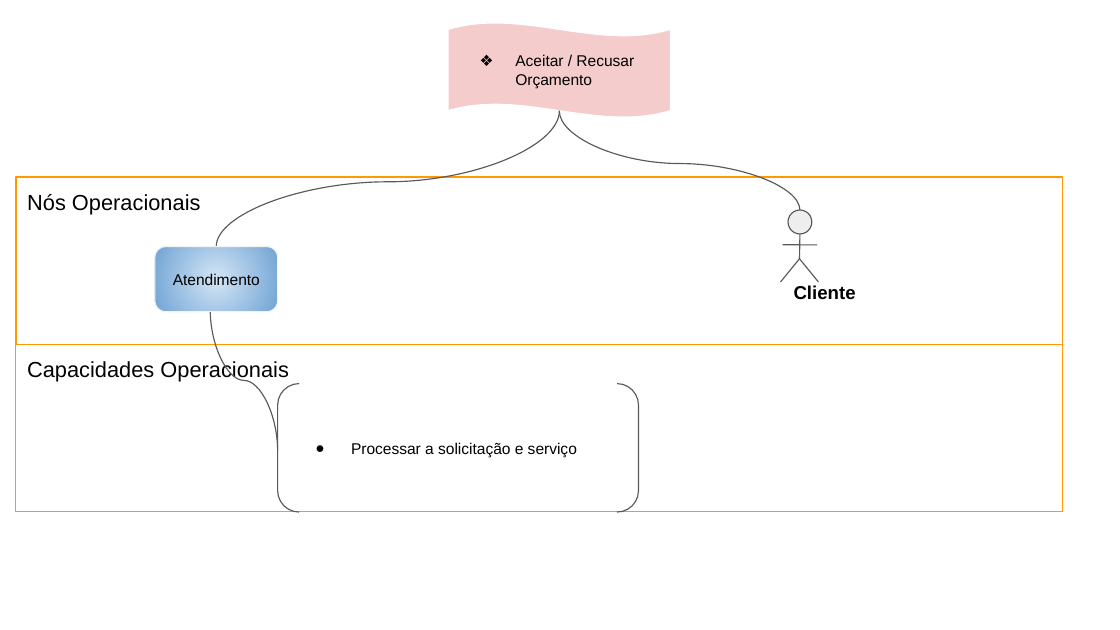
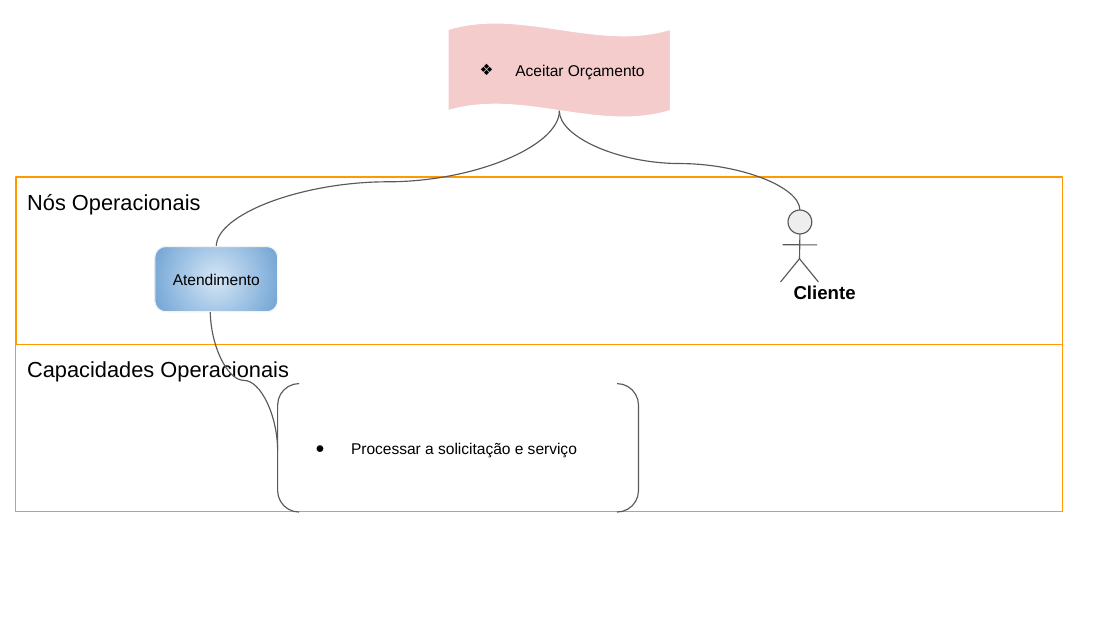
Before and after one commit to thittp/troven, a slide deck: slide 4 of 15. Arquitetura de Negócio para cada Cenário.pptx. Drawn at 1120x630 pixels with LibreOffice and Linux fonts; fonts in the diff are those of the drawing. Boxes give left, top, right and bottom in pixels: in the first picture for what was removed or moved away, otherwise in the second. Text is boxed around its words. In the diff, an @@ line names an element or a change of style, - is before the commit and + after.

```diff
--- a/15. Arquitetura de Negócio para cada Cenário.pptx
+++ b/15. Arquitetura de Negócio para cada Cenário.pptx
@@ text in wave at (x1=515, y1=64, x2=645, y2=79): text changed @@
-❖ Aceitar / Recusar Orçamento
+❖ Aceitar Orçamento
```
Also in this commit, not shown: 4 other slides changed, 5 other files.
